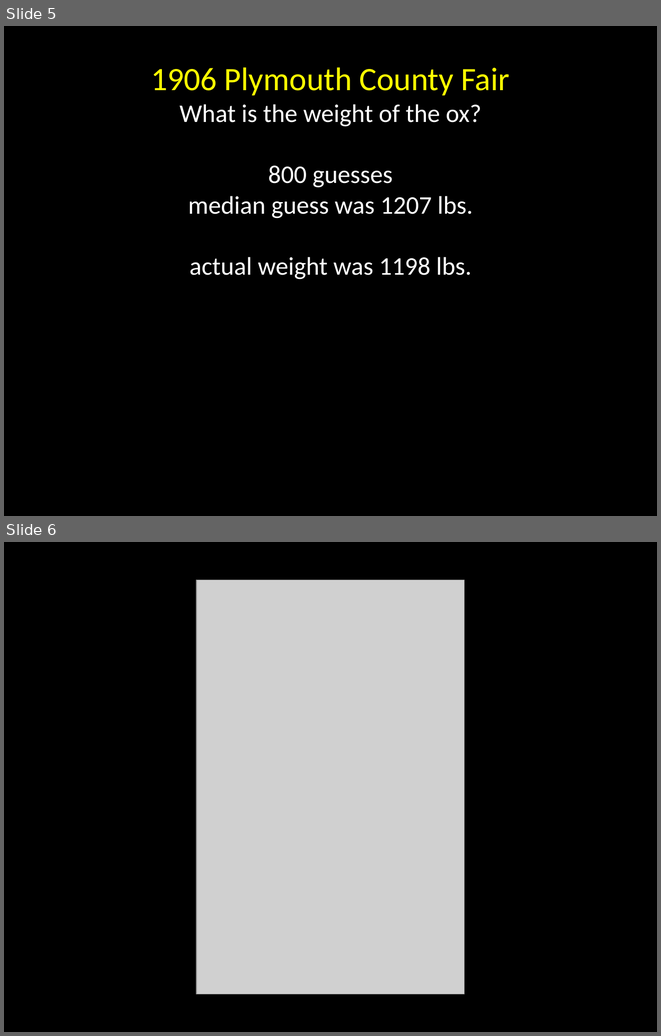
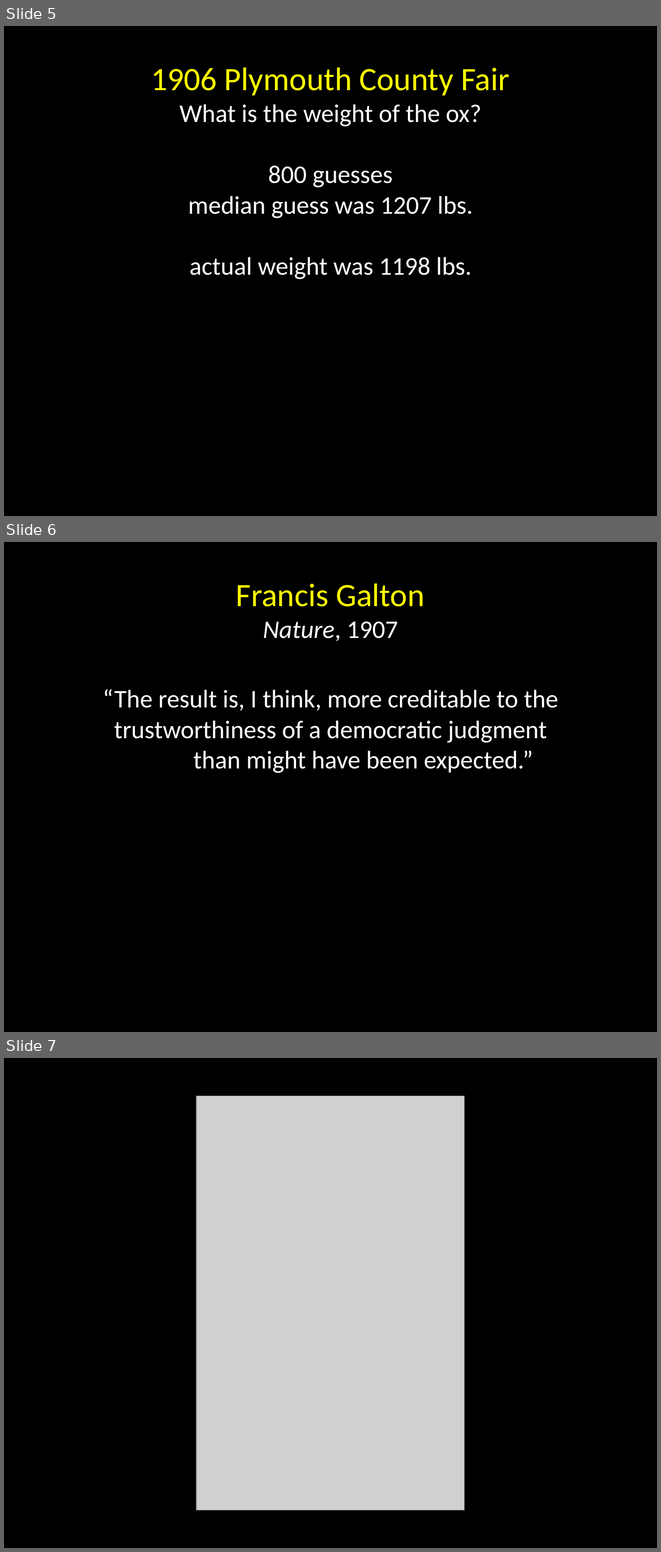
Before and after one commit to yatharthsharma/crowds, a slide deck: slides/lecture_1.pptx. Shown one above the other, each under a label of ours: slides 5 and 6 before the commit, slides 5, 6 and 7 after it. The pictures are 661x1036 and 661x1552 pixels, drawn with LibreOffice and Linux fonts; fonts in the diff are those of the drawing; grey boxes stand for pictures. Boxes give left, top, right and bottom in pixels: in the first picture for what was removed or moved away, otherwise in the second. Text is boxed around its words. In the diff, an @@ line names an element or a change of style, - is before the commit and + after.

Commit message:
yet more tweaks to the first lecture

```diff
--- a/slides/lecture_1.pptx
+++ b/slides/lecture_1.pptx
@@ slide 6 added at [4, 542, 657, 1032], background #000000 @@
@@ text added at [103, 583, 558, 773], 28 pt, text #FFFFFF @@
+Francis Galton
+Nature, 1907
+“The result is, I think, more creditable to the
+trustworthiness of a democratic judgment
+than might have been expected.”
@@ what was slide 6 is now slide 7 @@
```
Also in this commit, not shown: 1 other file.
